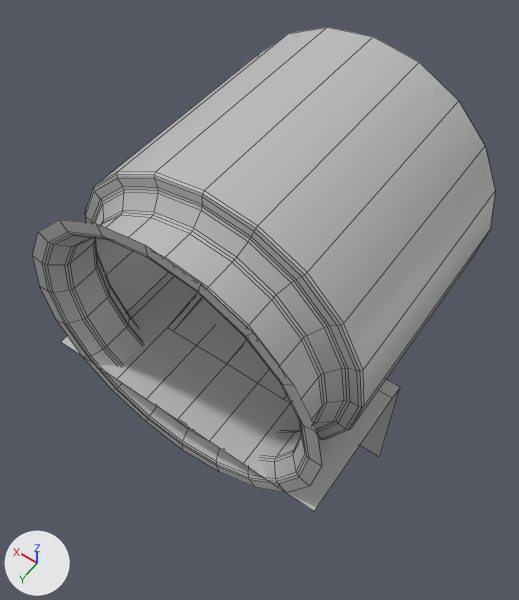
The FBX model Assets/MESH/MODULES/3/M_Modules_Corridor_Cyl_Entrance.fbx, before and after one commit.
Rendered twice from a 50 mm lens placed at (-0.0331, 0.0891, 0.0787), pointed at (-0.0002, 0.0429, 0.0062). The axes (+X, +Y, +Z) are drawn at lower left. The lights are the same throughout. Mesh edges are drawn as thin lines on the coarser meshes. Where no turn or scale is listed for an object, it has been applied to the vertices.

Before the edit, the objects in view are built like this:
```python
me_mesh = bpy.data.meshes.new('Mesh')
me_mesh.from_pydata(...)  # 36 vertices, 24 faces; spans x -0.02..0.02, y -0.01..0.01, z -0.01..0.01
me_mesh.materials.append(mat_standardsurface2)  # grey #bcbcbc
me_mesh_001 = bpy.data.meshes.new('Mesh.001')
me_mesh_001.from_pydata(...)  # 33 vertices, 20 faces; spans x -0.01..0.01, y -0.02..0.01, z -0.0007..0.0007
me_mesh_001.materials.append(mat_standardsurface2)  # grey #bcbcbc
me_mesh_004 = bpy.data.meshes.new('Mesh.004')
me_mesh_004.from_pydata(...)  # 340 vertices, 320 faces; spans x -0.02..0.02, y -0.02..0.02, z -0.0082..0.0318
me_mesh_004.materials.append(mat_standardsurface2)  # grey #bcbcbc
ob_pcube6 = bpy.data.objects.new('pCube6', me_mesh)
ob_pcube6.location = (0.0, 0.05, -0.01)
ob_pcylinder12 = bpy.data.objects.new('pCylinder12', me_mesh_004)
ob_pcylinder12.location = (0.0, 0.04, 0.0)
ob_pplane9 = bpy.data.objects.new('pPlane9', me_mesh_001)
ob_pplane9.location = (0.0, 0.04, 0.0007)
```
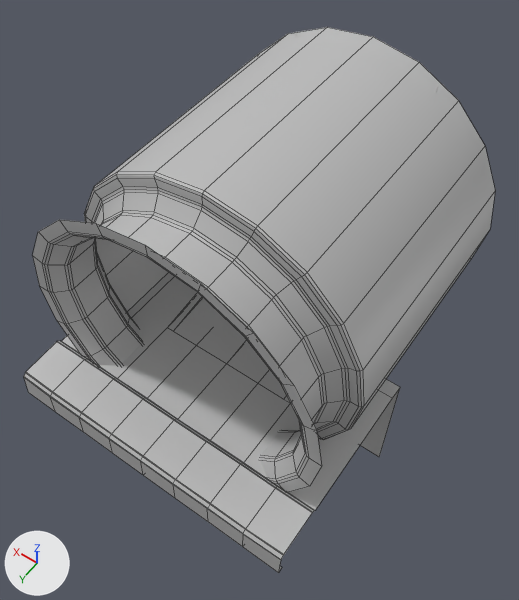
The change, as a diff of the scene's bpy script:
```diff
--- a/Assets/MESH/MODULES/3/M_Modules_Corridor_Cyl_Entrance.fbx.py
+++ b/Assets/MESH/MODULES/3/M_Modules_Corridor_Cyl_Entrance.fbx.py
@@ me_mesh @@
 # used by ob_pcube6; location = (0.0, 0.05, -0.01)
-me_mesh.from_pydata(...)  # 36 vertices, 24 faces; spans x -0.02..0.02, y -0.01..0.01, z -0.01..0.01
+me_mesh.from_pydata(...)  # 171 vertices, 144 faces; spans x -0.02..0.02, y -0.01..0.017, z -0.01..0.0107
+# me_mesh part 1
+# 9 vertices are removed from x -0.02..0.02, y 0.01, z 0.01
+# 8 faces are deleted
+# 98 vertices are added at x -0.02..0.02, y 0.01..0.017, z 0.0064..0.0107
+# 9 new vertices lie (0.0, 0.0179, 0.0) away from vertices in x -0.02..0.02, y -0.008, z 0.01
+# 9 new vertices lie (0.0, 0.0004, 0.0004) away from vertices in x -0.02..0.02, y 0.01, z 0.0103
+# 7 new vertices lie (0.0, 0.0057, -0.0002) away from vertices in x -0.015..0.015, y 0.0105, z 0.0107
+# 7 new vertices lie (0.0, 0.0004, -0.0004) away from vertices in x -0.015..0.015, y 0.0163, z 0.0105
+# 7 new vertices lie (0.0, 0.0002, -0.0036) away from vertices in x -0.015..0.015, y 0.0168, z 0.01
+# 7 new vertices lie (0.0, -0.0008, 0.0) away from vertices in x -0.015..0.015, y 0.017, z 0.0064
+# 128 new faces join them
 me_mesh.materials.append(mat_standardsurface2)
```

Boxes (x1, y1, x2, y2) around the edits, measured in the pictures (519 x 600 px):
'pCube6', reshaped (11% wider, 26% taller)
    before: (61, 272, 400, 511)
    after: (24, 272, 400, 573)
part 1 of me_mesh, built on
    before: (61, 276, 327, 511)
    after: (24, 276, 327, 573)
